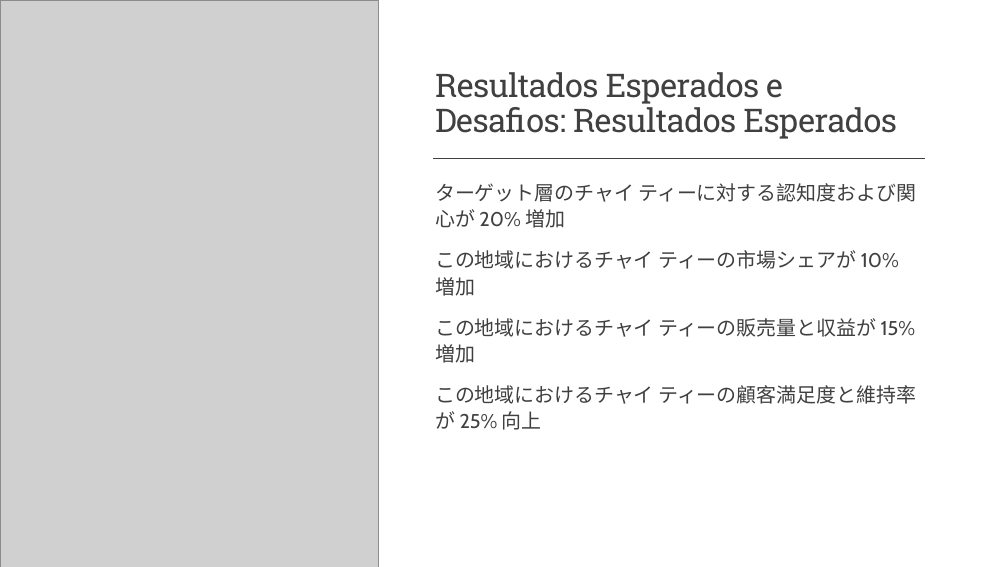
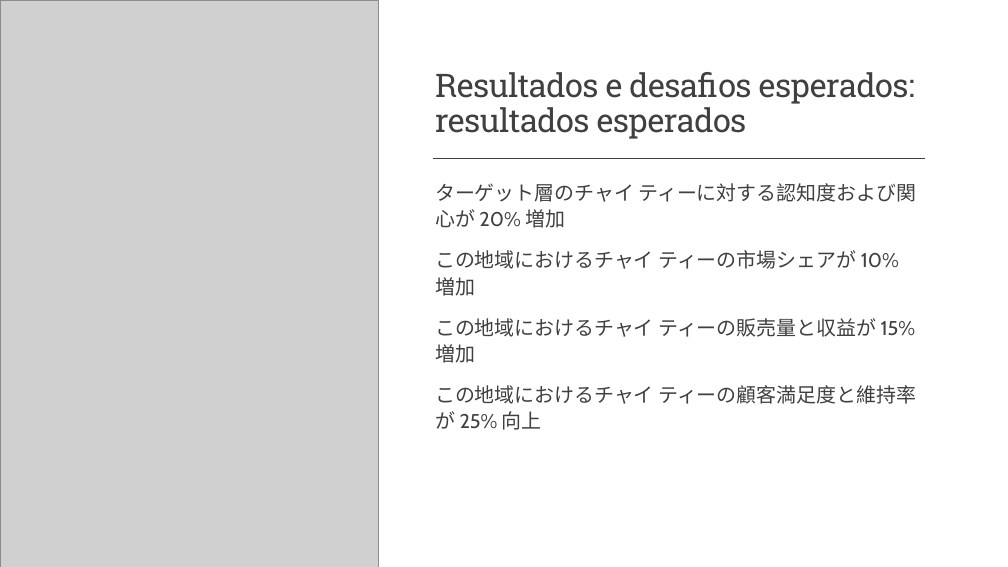
Before and after one commit to MicrosoftLearning/MS-4004-Empower-workforce-copilot-use-cases.pt-br, a slide deck: slide 12 of ResourceFiles/Mystic Spice Premium Chai Market Analysis Presentation.pptx. Drawn at 1008x567 pixels with LibreOffice and Linux fonts; fonts in the diff are those of the drawing; grey boxes stand for pictures. Boxes give left, top, right and bottom in pixels: in the first picture for what was removed or moved away, otherwise in the second. Text is boxed around its words. In the diff, an @@ line names an element or a change of style, - is before the commit and + after.

```diff
--- a/ResourceFiles/Mystic Spice Premium Chai Market Analysis Presentation.pptx
+++ b/ResourceFiles/Mystic Spice Premium Chai Market Analysis Presentation.pptx
@@ title at (435, 72, 915, 139): text changed @@
-Resultados Esperados e Desafios: Resultados Esperados
+Resultados e desafios esperados: resultados esperados
```
Also in this commit, not shown: 8 other slides changed, 32 other files.
